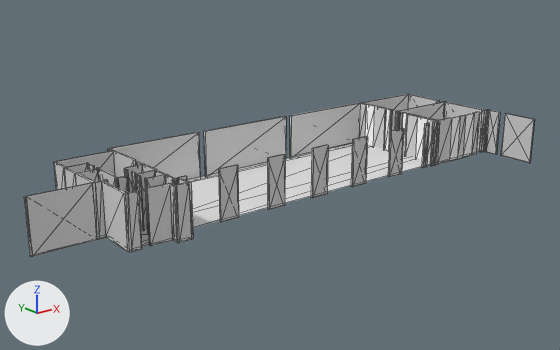
A saved change to the glTF model public/models/automotive.glb.
The view is the same before and after, from a 50 mm camera at (-0.57, -1.85, 2.0) aimed at (3.12, 2.77, 0.15). The axes (+X, +Y, +Z) are drawn at lower left. The lights are the same throughout. Mesh edges are drawn as thin lines. Where no turn or scale is listed for an object, it has been applied to the vertices. Vertices at the same position are counted once.

Names of what the first picture shows: 'floor.003', 'glass', 'walls.002'.
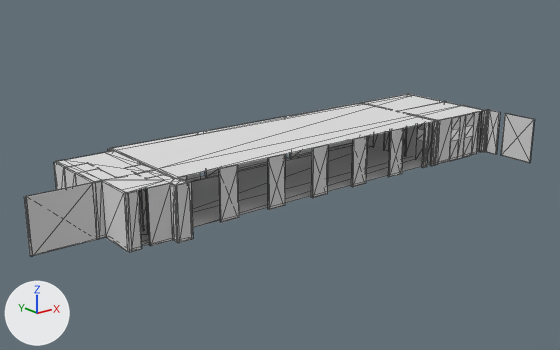
Boxes [x1, y1, x2, y2] around the edits, measured in the pictures (560 x 350 px):
```json
{"object": "ceiling.001", "change": "added", "after": [56, 94, 484, 193]}
{"object": "glass", "change": "deleted", "before": [365, 104, 474, 161]}
{"object": "glass.004", "change": "added", "after": [388, 125, 473, 141]}
{"part": 1, "of": "me_cube_014", "change": "added", "after": [365, 113, 474, 161]}
```

Scene script edits in JSON lines:
```json
{"block": "me_cube_014", "where": "# used by ob_walls_002; location = (3.089, 2.783, 0.22); rotation_euler = (3.142, 0.0, 0.0), in degrees (180, 0, 0); scale = (-0.0237, -0.0516, -0.971)"}
{"op": "remove", "block": "me_cube_014", "code": "me_cube_014.from_pydata(...)  # 486 vertices, 868 faces; spans x -97.0..86.0, y -15.0..13.0, z 0.0"}
{"op": "add", "block": "me_cube_014", "code": "me_cube_014.from_pydata(...)  # 586 vertices, 948 faces; spans x -97.0..86.0, y -15.0..13.0, z 0.0"}
{"block": "me_cube_014", "change": "me_cube_014 part 1"}
{"block": "me_cube_014", "change": "84 vertices are added at x -87.0..-65.0, y -6.0..11.0, z 0.0"}
{"block": "me_cube_014", "change": "16 new vertices lie (5.0, 0.0, 0.0) away from vertices in x -87.0..-79.0, y -6.0, z 0.0"}
{"block": "me_cube_014", "change": "80 new faces join them"}
{"op": "add", "block": "me_cube_029", "code": ["me_cube_029 = bpy.data.meshes.new('Cube.029')", "me_cube_029.from_pydata(...)  # 48 vertices, 26 faces; spans x -15.2..6.5, y -6.0..11.0, z 0.0..0.1", "me_cube_029.materials.append(mat_material_002)  # white #ffffff"]}
{"op": "remove", "block": "ob_glass", "code": ["ob_glass = bpy.data.objects.new('glass', me_cube_024)", "ob_glass.location = (4.796, 2.788, 0.22)", "ob_glass.rotation_euler = (3.142, 0.0, 0.0)  # degrees (180, 0, 0)", "ob_glass.scale = (-0.0237, -0.0516, -0.971)"]}
{"op": "add", "block": "ob_ceiling_001", "code": ["ob_ceiling_001 = bpy.data.objects.new('ceiling.001', me_plane_003.copy())  # the mesh of ob_floor_003", "ob_ceiling_001.location = (3.441, 2.958, 0.423)"]}
{"op": "add", "block": "ob_glass_004", "code": ["ob_glass_004 = bpy.data.objects.new('glass.004', me_cube_029)", "ob_glass_004.location = (4.796, 2.788, 0.22)", "ob_glass_004.rotation_euler = (3.142, 0.0, 0.0)  # degrees (180, 0, 0)", "ob_glass_004.scale = (-0.0237, -0.0516, -0.971)"]}
```
